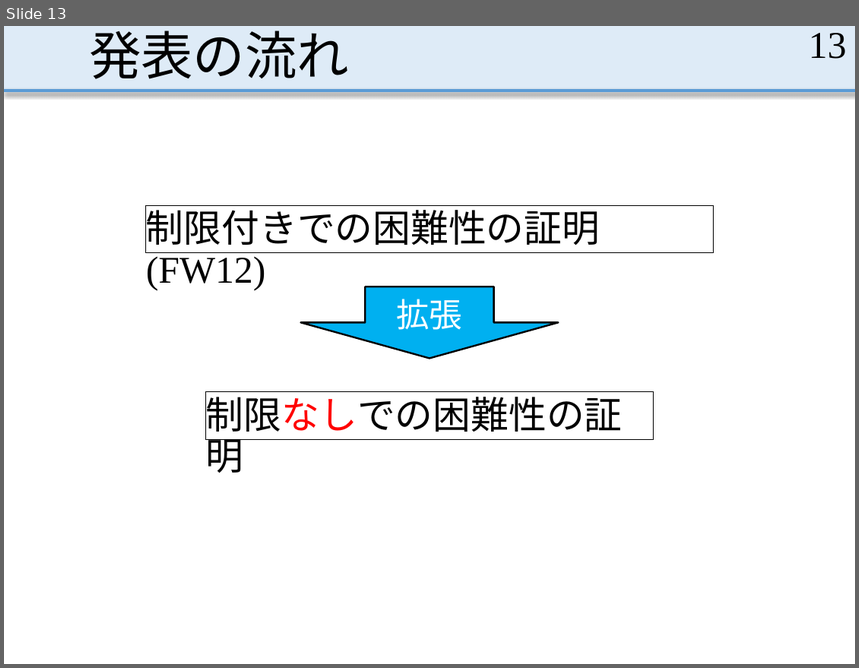
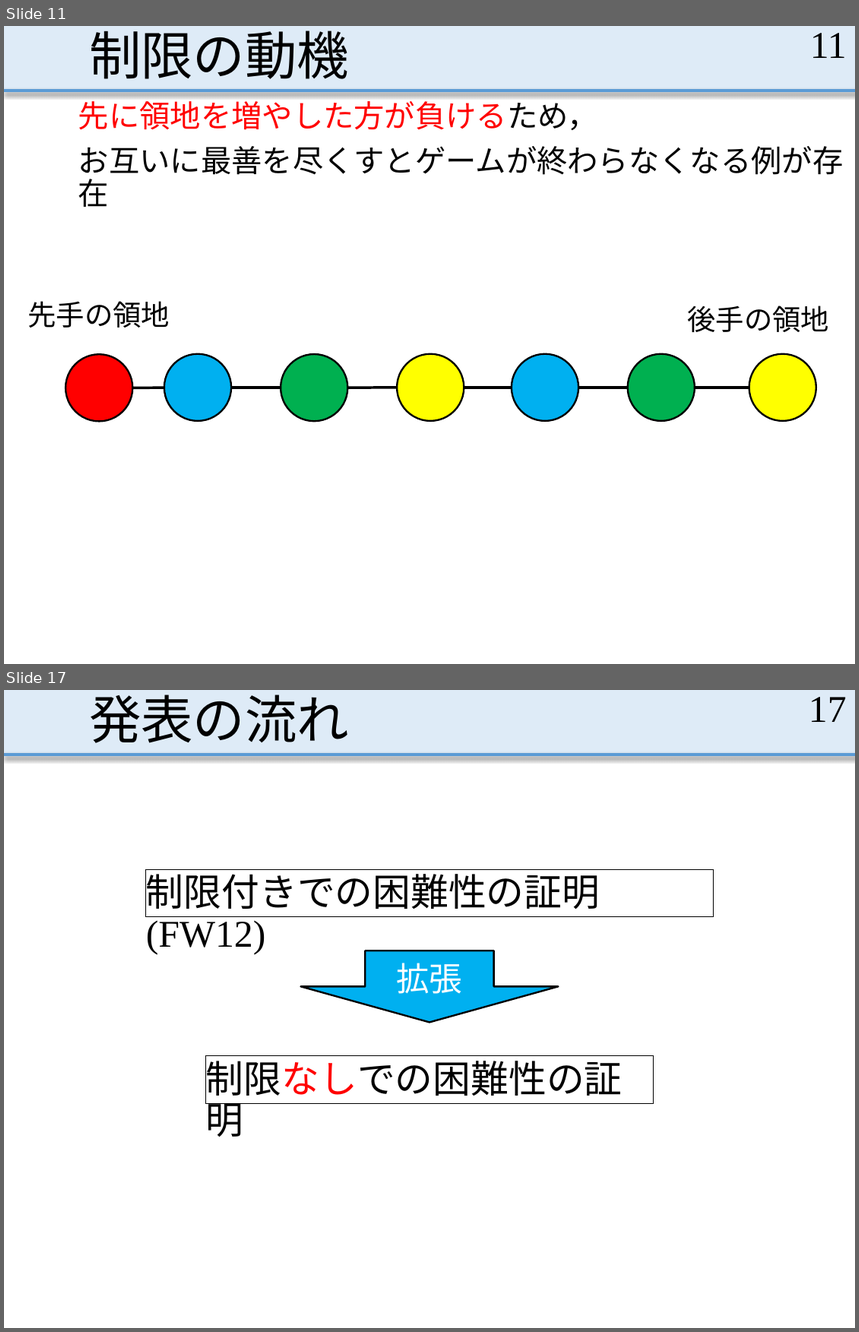
Before and after one commit to MasayaOda/SR, a slide deck: 191120oda.pptx. Shown one above the other, each under a label of ours: slide 13 before the commit, slides 11 and 17 after it; the slides between them are not shown. The pictures are 859x668 and 859x1332 pixels, drawn with LibreOffice and Linux fonts; fonts in the diff are those of the drawing. Boxes give left, top, right and bottom in pixels: in the first picture for what was removed or moved away, otherwise in the second. Text is boxed around its words. In the diff, an @@ line names an element or a change of style, - is before the commit and + after.

```diff
--- a/191120oda.pptx
+++ b/191120oda.pptx
@@ slide 11 added at (4, 26, 855, 664), background #FFFFFF; not listed: 2 template elements that a slide beside it also shows @@
@@ title added at (89, 31, 349, 79), 44 pt, text #000000 @@
+制限の動機
@@ page number added at (810, 33, 847, 58), 32 pt, text #000000 @@
+11
@@ text added at (78, 96, 843, 207), 25.9 pt, text #000000 @@
+先に領地を増やした方が負けるため，
+お互いに最善を尽くすとゲームが終わらなくなる例が存在
@@ text added at (28, 301, 170, 328), 24 pt, text #000000 @@
+先手の領地
@@ text added at (687, 306, 829, 332), 24 pt, text #000000 @@
+後手の領地
@@ ellipse added at (66, 354, 132, 422), fill #FF0000, outline #000000 1.5 pt @@
@@ ellipse added at (164, 354, 231, 421), fill #00B0F0, outline #000000 1.5 pt @@
@@ ellipse added at (281, 354, 348, 422), fill #00B050, outline #000000 1.5 pt @@
@@ ellipse added at (397, 354, 465, 421), fill #FFFF00, outline #000000 1.5 pt @@
@@ ellipse added at (512, 354, 579, 421), fill #00B0F0, outline #000000 1.5 pt @@
@@ ellipse added at (628, 354, 695, 421), fill #00B050, outline #000000 1.5 pt @@
@@ ellipse added at (750, 354, 817, 421), fill #FFFF00, outline #000000 1.5 pt @@
@@ line added from (132, 388) to (164, 388), #000000 2.25 pt @@
@@ line added from (231, 388) to (281, 388), #000000 2.25 pt @@
@@ line added from (348, 388) to (397, 388), #000000 2.25 pt @@
@@ line added from (464, 388) to (512, 388), #000000 2.25 pt @@
@@ line added from (579, 388) to (628, 388), #000000 2.25 pt @@
@@ line added from (695, 388) to (750, 388), #000000 2.25 pt @@
@@ what was slide 13 is now slide 17 @@
@@ page number at (809, 697, 847, 722): text changed @@
-13
+17
```
Also in this commit, not shown: 58 slides changed, 5 other slides added, 3 slides removed, 2 other files.
